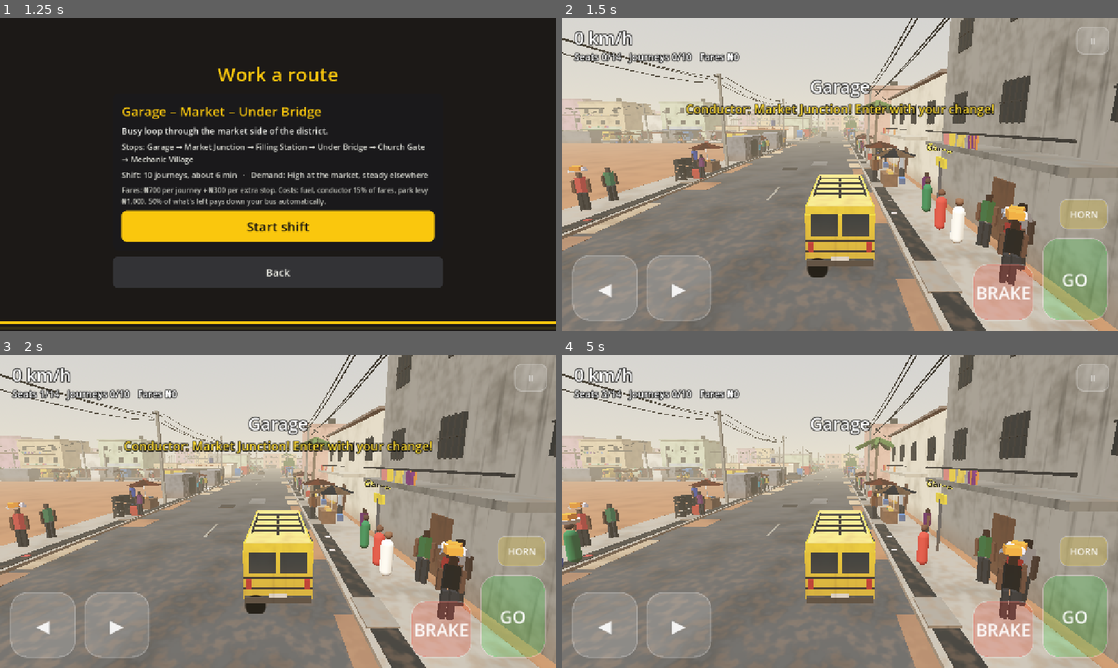
Above: before the commit, frames 1-4 (two rows, left to right).
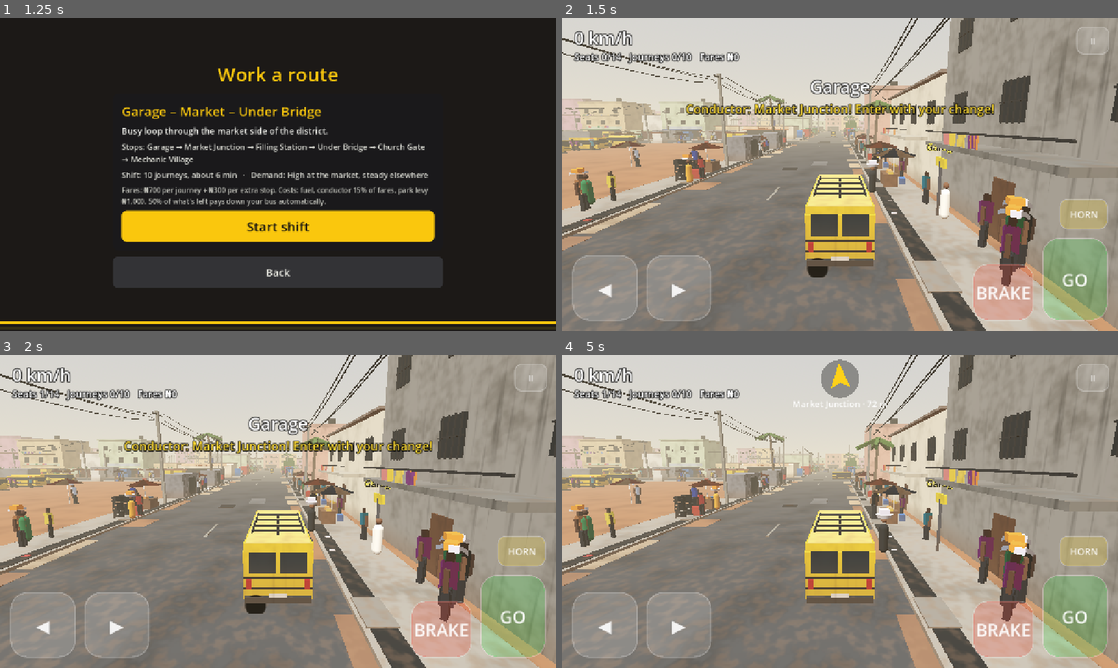
Above: after the commit, the same moments.

Repository: lrodeveloperr/Danfo
Game: Godot game, scene res://main.tscn
Same seed, same stepped clock (60 frames per second), same inputs: the game is played once before the commit and once after it.
Inputs (mouse positions are in pixels of both pictures, inside the frame that each line leads up to):
- Up to frame 1 (1.25 s): click "WORK" at 0.5 s
- Up to frame 2 (1.5 s): click "Start shift" at 1.25 s
- Up to frame 3 (2 s): no input
- Up to frame 4 (5 s): tap Enter at 2 s; move the mouse to (962, 495) at 2.02 s; hold D (steer_right) 2.03-2.75 s; tap H (horn) at 2.1 s; click (962, 495) at 2.17 s; tap Space at 2.27 s; drag from (728, 527) to (812, 574) at 2.77 s; move the mouse to (895, 442) at 3.52 s; hold D (steer_right) 3.53-4.25 s; tap Alt at 3.6 s; drag from (812, 574) to (673, 464) at 4.27 s

Frame 1 is identical in both runs. In frame 2, 3.6% of the frame differs, in the area x 0-86%, y 24-86%; in frame 3, 3.5%; in frame 4, 5.3%, in the area x 0-100%, y 0-100%.

Commit message:
Densen traffic around the player and pack the bus park
Traffic is recycled into a bubble around the player's bus so the roads
stay busy without simulating the whole district; the Garage bus park is
filled with rows of loading danfos (one merged mesh) and waiting
passengers. Exhaust uses a soft smoke sprite; crowd colours render on
the Compatibility renderer. Screenshot tool gains a tour mode.

Co-Authored-By: Claude Opus 5.5 <noreply@anthropic.com>
Claude-Session: https://claude.ai/code/session_01FVeN5gYB8FajVcznRkPHFt

Diff:
--- a/game/modes/work_mode.gd
+++ b/game/modes/work_mode.gd
@@ -52,7 +52,8 @@
 	traffic = Traffic.new()
 	traffic.name = "Traffic"
 	add_child(traffic)
-	traffic.populate(layout, 56, player.global_position)
+	traffic.populate(layout, 46, player.global_position)
+	traffic.focus = player
 	traffic.park_vehicles(layout, 26)
 	_spawn_hawkers()
 	for i in stops.size():
--- a/game/tests/tools/screenshot.gd
+++ b/game/tests/tools/screenshot.gd
@@ -7,6 +7,7 @@
 var _frames := 0
 var _shots := [90, 400, 900]
 var _open := ""
+var _tour: Array = []
 
 
 func _initialize() -> void:
@@ -20,6 +21,16 @@
 			_shots.append(int(a))
 	DirAccess.make_dir_recursive_absolute(_out)
 	var scripts := {"race": "res://modes/race_mode.gd", "work": "res://modes/work_mode.gd"}
+	if which == "tour":
+		# Visit several stops in one run: teleport, settle, capture.
+		_scene = load(scripts["work"]).new()
+		_scene.rng_seed = 3
+		root.add_child(_scene)
+		_tour = ["Garage", "Market Junction", "Under Bridge", "Church Gate", "Filling Station", "Mechanic Village"]
+		_shots = []
+		for i in _tour.size():
+			_shots.append(40 + i * 45)
+		return
 	if scripts.has(which):
 		_scene = load(scripts[which]).new()
 		_scene.autopilot = true
@@ -32,6 +43,12 @@
 
 func _process(_delta: float) -> bool:
 	_frames += 1
+	if not _tour.is_empty() and (_frames - 15) % 45 == 0 and (_frames - 15) / 45 < _tour.size():
+		var stop: Dictionary = _scene.layout.stops_by_name[_tour[(_frames - 15) / 45]]
+		var side: Dictionary = stop["sides"][1]
+		var dir: Vector3 = side["direction"]
+		_scene.player.place_at(side["stop_point"] - dir * 16.0, Basis.looking_at(dir, Vector3.UP))
+		_scene.camera.snap()
 	if _frames == 5 and _open == "go_results":
 		_show_sample_results()
 	elif _frames == 5 and _open != "":
--- a/game/world/city_builder.gd
+++ b/game/world/city_builder.gd
@@ -392,18 +392,25 @@
 		for k in ribs:
 			MeshKit.box(st, shed + Vector3(0, 3.45, -26.0 + k * (52.0 / ribs)), Vector3(7.0, 0.1, 52.0 / ribs + 0.02), RUST[k % RUST.size()])
 		add_box_collider(body, shed + Vector3(0, 1.7, 0), Vector3(0.4, 3.4, 50.0))
-	var paints := Content.PAINTS.keys()
-	var slogans := ["GOD DEY", "", "NO FOOD FOR LAZY MAN", "", "SURU LERE", "", ""]
-	for i in 7:
-		var parked := BusVisual.new()
-		add_child(parked)
-		parked.build("classic14", paints[i % paints.size()], slogans[i], rng.randf_range(0.35, 0.95), rng.randi())
-		var row := i % 3
-		parked.position = c + Vector3(-inner * 0.5 + 12.0 + row * 24.0, 0.15 - BusVisual.GROUND_Y, -20.0 + (i / 3) * 14.0 + rng.randf_range(-1.5, 1.5))
-		parked.rotation.y = rng.randf_range(-0.15, 0.15)
-		parked.park_wheels()
-		add_box_collider(body, parked.position + Vector3(0, 0.6, 0), Vector3(1.9, 1.6, 4.6), Basis(Vector3.UP, parked.rotation.y))
-		dressing.add_crowd_point(parked.position + Vector3(1.6, -0.36, rng.randf_range(-1, 1)), rng.randf() < 0.3)
+	# Rows of danfos loading in their bays, merged into the block mesh.
+	for row in 3:
+		for slot in 14:
+			if rng.randf() < 0.15:
+				continue
+			var x := -inner * 0.5 + 16.0 + row * 24.0 + rng.randf_range(-0.6, 0.6)
+			var z := -inner * 0.5 + 6.0 + slot * 6.0 + rng.randf_range(-0.4, 0.4)
+			var pos := c + Vector3(x, 0.15, z)
+			var yaw := PI * 0.5 + rng.randf_range(-0.12, 0.12)
+			var vst := MeshKit.begin()
+			var size := Traffic.vehicle_mesh(vst, "danfo", Color.WHITE, rng)
+			st.append_from(vst.commit(), 0, Transform3D(Basis(Vector3.UP, yaw), pos))
+			add_box_collider(body, pos + Vector3(0, size.y * 0.5, 0), size, Basis(Vector3.UP, yaw))
+			for k in rng.randi_range(0, 3):
+				dressing.add_crowd_point(pos + Vector3(rng.randf_range(-2.5, 2.5), -0.15, 1.6 + rng.randf_range(0.0, 1.0)), rng.randf() < 0.35)
+	for k in 10:
+		var spot := c + Vector3(rng.randf_range(-inner * 0.45, inner * 0.45), 0.15, rng.randf_range(-inner * 0.45, inner * 0.45))
+		MeshKit.umbrella(st, spot, 1.4, 2.1, AWNINGS[rng.randi() % AWNINGS.size()], Color(0.95, 0.95, 0.92))
+		dressing.add_crowd_point(spot - Vector3(0, 0.15, 0) + Vector3(0.6, 0, 0), rng.randf() < 0.4)
 
 
 func _build_market(st: SurfaceTool, body: StaticBody3D, c: Vector3, inner: float) -> void:
--- a/game/world/traffic.gd
+++ b/game/world/traffic.gd
@@ -12,6 +12,13 @@
 
 var layout: DistrictLayout
 var vehicles: Array[TrafficVehicle] = []
+## Traffic is kept dense around this node (the player's bus): vehicles that
+## drift far away are recycled onto roads nearby, out of the way.
+var focus: Node3D
+const BUBBLE_NEAR := 60.0
+const BUBBLE_FAR := 210.0
+const RECYCLE_AT := 250.0
+var _recycle_timer := 0.0
 var reservations := {} # junction id -> vehicle
 var rng := RandomNumberGenerator.new()
 
@@ -29,7 +36,7 @@
 		var a := e.x if forward else e.y
 		var b := e.y if forward else e.x
 		var mid := (layout.graph.node_position(a) + layout.graph.node_position(b)) * 0.5
-		if mid.distance_to(avoid) < 40.0:
+		if mid.distance_to(avoid) < 25.0 or mid.distance_to(avoid) > BUBBLE_FAR + 40.0:
 			continue
 		# Lagos mix: danfos everywhere, then cars, okadas, kekes, the odd truck.
 		var kind := "car"
@@ -100,6 +107,40 @@
 		mi.mesh = st.commit()
 		mi.material_override = MeshKit.weathered(0.6, 0.3, 0.45)
 		add_child(mi)
+
+
+func _physics_process(delta: float) -> void:
+	if focus == null or not is_instance_valid(focus):
+		return
+	_recycle_timer -= delta
+	if _recycle_timer > 0.0:
+		return
+	_recycle_timer = 0.8
+	var p := focus.global_position
+	for v in vehicles:
+		if not v.turning and v.global_position.distance_to(p) > RECYCLE_AT:
+			_respawn_near(v, p)
+
+
+func _respawn_near(v: TrafficVehicle, p: Vector3) -> void:
+	for attempt in 16:
+		var e: Vector2i = layout.graph.edges[rng.randi() % layout.graph.edges.size()]
+		var forward := rng.randf() < 0.5
+		var a := e.x if forward else e.y
+		var b := e.y if forward else e.x
+		var t := rng.randf_range(0.1, 0.9)
+		var pos := lane_point(a, b, t)
+		var d := pos.distance_to(p)
+		if d < BUBBLE_NEAR or d > BUBBLE_FAR:
+			continue
+		var clear := true
+		for other in vehicles:
+			if other != v and other.global_position.distance_to(pos) < 12.0:
+				clear = false
+				break
+		if clear:
+			v.start_on(a, b, t, rng.randf_range(7.0, 12.0))
+			return
 
 
 func lane_point(a: int, b: int, t: float) -> Vector3:
